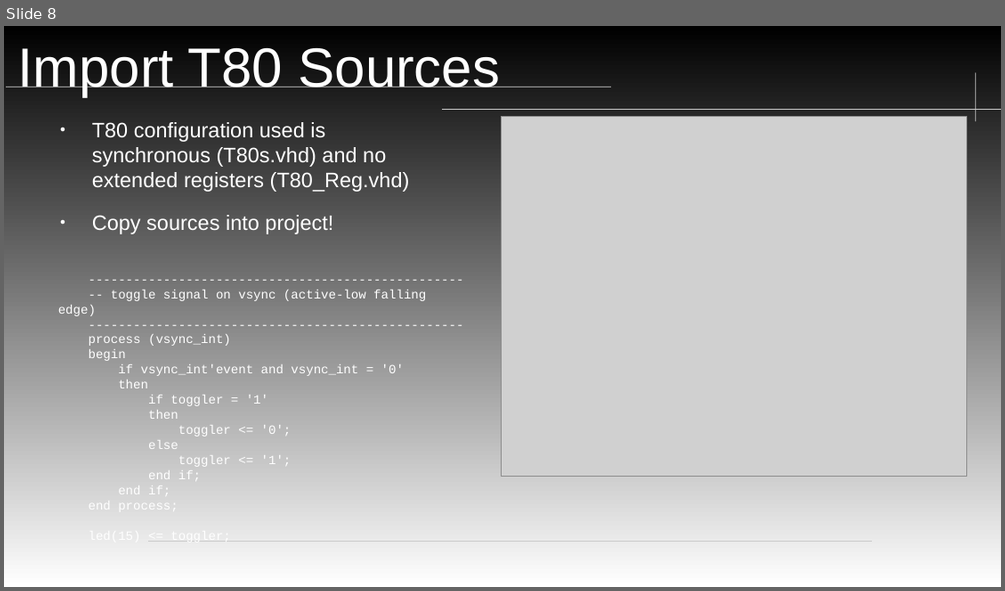
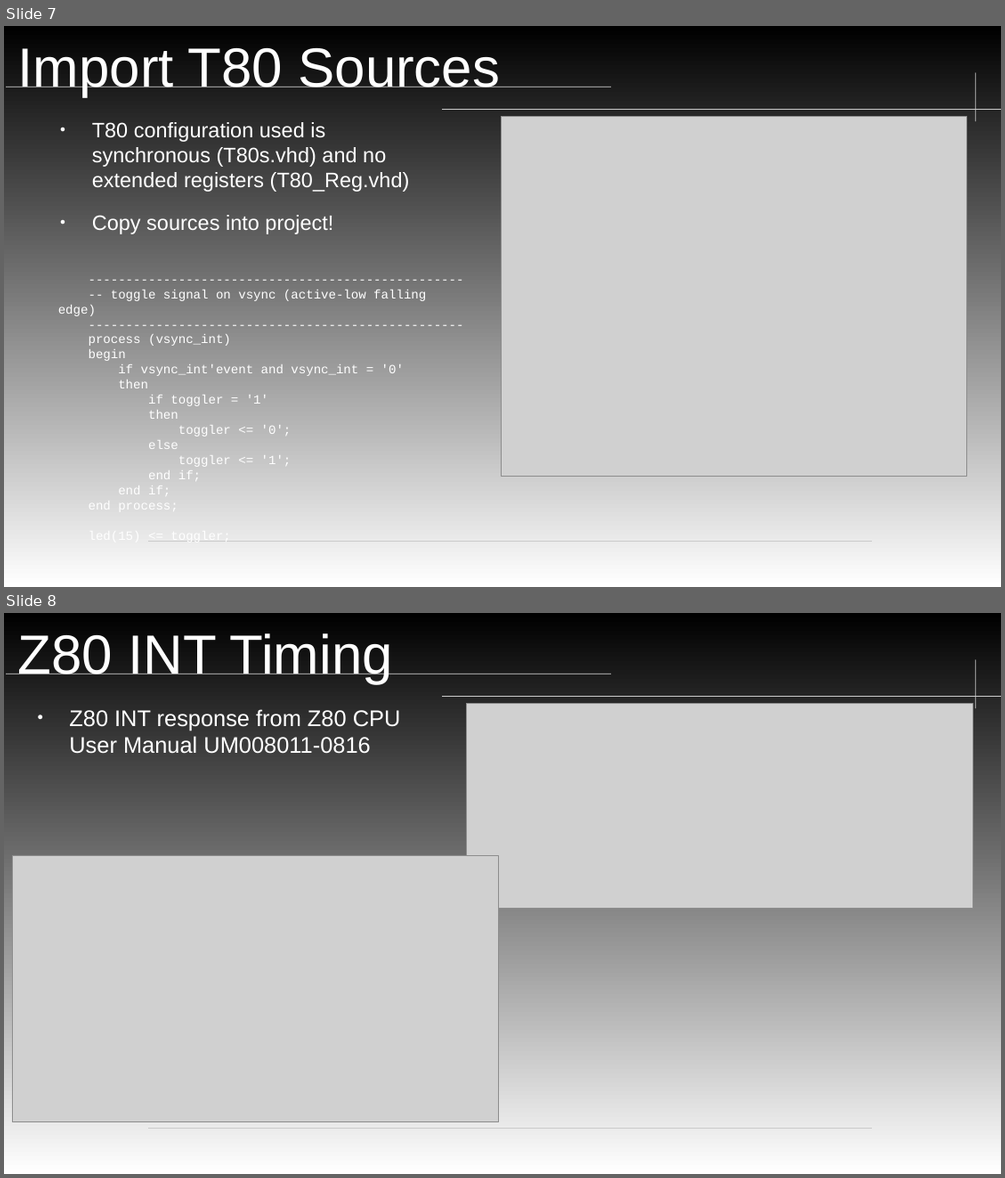
Before and after one commit to neiderm/retro_comp_fpga, a slide deck: docs/soc_t80_cpu_IRQ.odp. Shown one above the other, each under a label of ours: slide 8 before the commit, slides 7 and 8 after it. The pictures are 1005x591 and 1005x1178 pixels, drawn with LibreOffice and Linux fonts; fonts in the diff are those of the drawing; grey boxes stand for pictures; background and template pictures are left out. Boxes give left, top, right and bottom in pixels: in the first picture for what was removed or moved away, otherwise in the second. Text is boxed around its words. In the diff, an @@ line names an element or a change of style, - is before the commit and + after.

```diff
--- a/docs/soc_t80_cpu_IRQ.odp
+++ b/docs/soc_t80_cpu_IRQ.odp
@@ slide 8 added at (4, 613, 1001, 1174), background gradient #FFFFFF to #000000; not listed: 4 template elements that a slide beside it also shows @@
@@ title added at (18, 633, 393, 684), 43.8 pt, text #FFFFFF @@
+Z80 INT Timing
@@ text added at (69, 709, 401, 754), 18 pt, text #FFFFFF @@
+● Z80 INT response from Z80 CPU User Manual UM008011-0816
@@ picture added at (466, 704, 972, 908) @@
@@ picture added at (12, 856, 498, 1122) @@
@@ what was slide 8 is now slide 7 @@
```
Also in this commit, not shown: 3 other slides added, 1 slide removed.
